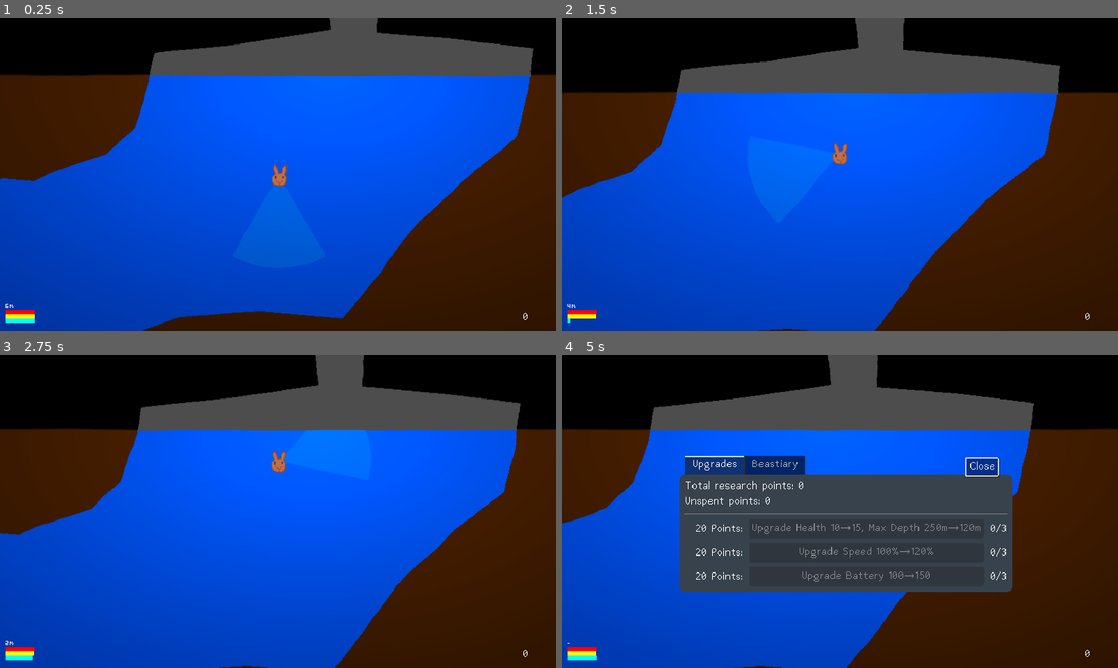
Above: before the commit, frames 1-4 (two rows, left to right).
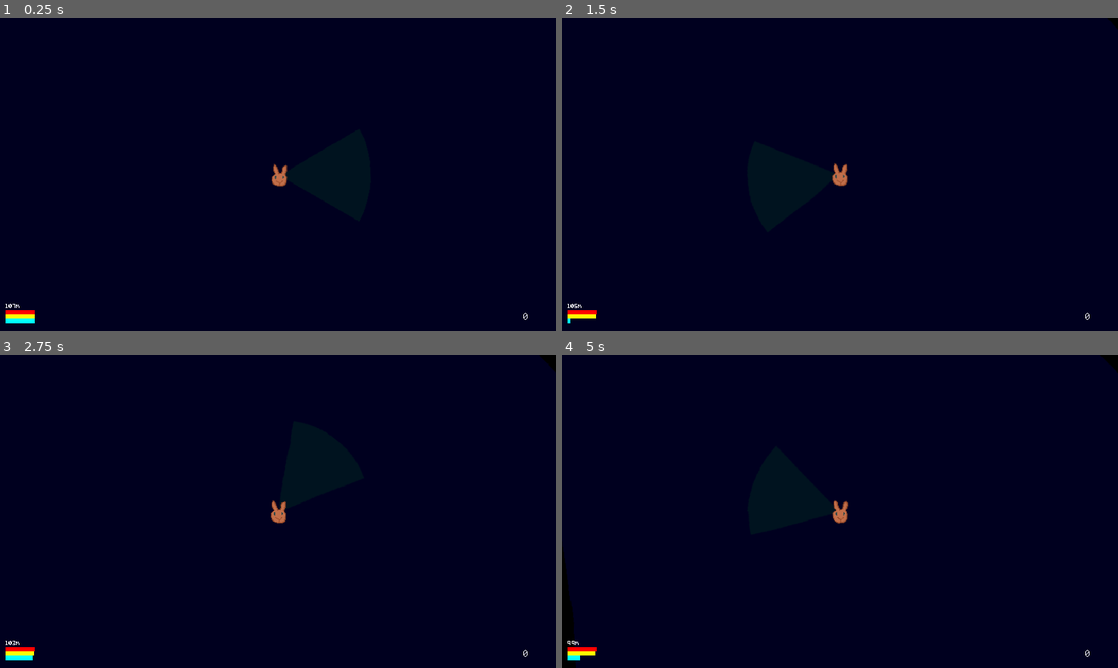
Above: after the commit, the same moments.

Repository: lupuchard/spooky-jam-submarine
Game: Godot game, scene res://Scene/Main.tscn
The game is run twice, just before and just after one commit, with the same random seed, the same clock (stepped at 60 frames per second) and the same inputs.
Inputs (mouse positions are in pixels of both pictures, inside the frame that each line leads up to):
- Up to frame 1 (0.25 s): no input
- Up to frame 2 (1.5 s): move the mouse to (962, 158) at 0.52 s; hold Right (right) 0.53-1.28 s; hold Up (ascend) 0.53-1.28 s; move the mouse to (728, 190) at 1.27 s; hold Left (left) from 1.28 s (still down); tap Space (dash) at 1.35 s
- Up to frame 3 (2.75 s): move the mouse to (333, 442) at 2.02 s; release Left (left) at 2.03 s; hold Right (right) from 2.03 s (still down); hold Up (ascend) from 2.03 s (still down)
- Up to frame 4 (5 s): move the mouse to (812, 574) at 2.77 s; release Up (ascend) at 2.78 s; tap Space (dash) at 2.85, 4.35 s; move the mouse to (1006, 558) at 3.52 s; release Right (right) at 3.53 s; hold Up (ascend) 3.53-4.28 s; hold Left (left) from 3.53 s (still down); move the mouse to (673, 464) at 4.27 s

The runs differ from the first frame. In frame 1, 100% of the frame differs, in the area x 0-100%, y 0-100%; in frame 2, 100%; in frame 3, 100%; in frame 4, 100%.

Commit message:
Big fish

Diff:
--- /dev/null
+++ b/Fish/BigFish.tscn
@@ -0,0 +1,47 @@
+[gd_scene load_steps=9 format=3 uid="uid://m4dq2a5epgx5"]
+
+[ext_resource type="Script" uid="uid://cvn0cn84nf1em" path="res://Fish/Fish.gd" id="1_d77vq"]
+[ext_resource type="Texture2D" uid="uid://dtlousyd0a428" path="res://Assets/Fish/BigFish/Background.png" id="2_fvkn0"]
+[ext_resource type="Script" uid="uid://dnxh3jy2b2k3a" path="res://Fish/FishBehavior/PathFishBehavior.gd" id="2_p41n0"]
+[ext_resource type="Material" uid="uid://wmfpwdegbfnq" path="res://Scene/IgnoreLight.tres" id="3_fvkn0"]
+[ext_resource type="Texture2D" uid="uid://dfmorolor7w3" path="res://Assets/Fish/BigFish/Light.png" id="3_p41n0"]
+[ext_resource type="AudioStream" uid="uid://dvenq6h5gv75m" path="res://Assets/Sound/slimy.mp3" id="6_4cuoe"]
+
+[sub_resource type="Resource" id="Resource_4cuoe"]
+script = ExtResource("2_p41n0")
+speed = 20.0
+metadata/_custom_type_script = "uid://dnxh3jy2b2k3a"
+
+[sub_resource type="CapsuleShape2D" id="CapsuleShape2D_4cuoe"]
+radius = 29.0
+height = 90.0
+
+[node name="BigFish" type="StaticBody2D"]
+script = ExtResource("1_d77vq")
+fish_type = 5
+raycasts_needed = 4
+study_speed = 0.5
+study_reward_factor = 3
+behavior = SubResource("Resource_4cuoe")
+metadata/_custom_type_script = "uid://cvn0cn84nf1em"
+
+[node name="Body" type="Node2D" parent="."]
+
+[node name="Body" type="Sprite2D" parent="Body" groups=["fish_body"]]
+position = Vector2(-5, 6)
+texture = ExtResource("2_fvkn0")
+
+[node name="Light" type="Sprite2D" parent="Body/Body"]
+material = ExtResource("3_fvkn0")
+texture = ExtResource("3_p41n0")
+
+[node name="CollisionShape2D" type="CollisionShape2D" parent="."]
+rotation = -1.5707964
+shape = SubResource("CapsuleShape2D_4cuoe")
+
+[node name="AudioStreamPlayer2D" type="AudioStreamPlayer2D" parent="."]
+stream = ExtResource("6_4cuoe")
+volume_db = -10.0
+pitch_scale = 0.8
+autoplay = true
+attenuation = 2.0
--- a/Fish/Fish.gd
+++ b/Fish/Fish.gd
@@ -18,6 +18,7 @@
 @export var idle_sound_period := 10.0
 
 @export var behavior: FishBehaviorBase = null
+@export var path: Path2D = null
 
 var studied = false
 var study_progress: float = 0.0
--- /dev/null
+++ b/Fish/FishBehavior/PathFishBehavior.gd
@@ -0,0 +1,15 @@
+extends FishBehaviorBase
+class_name PathFishBehavior
+
+@export var speed := 5.0
+var path_position := 0.0
+
+func _behave(delta: float):
+	var path = fish.path.curve
+	path_position += speed * delta
+	if path_position > path.get_baked_length():
+		path_position -= path.get_baked_length()
+
+	var position = path.sample_baked(path_position)
+	fish.update_facing(position - fish.global_position)
+	fish.global_position = position
--- a/Player/FishStudy.gd
+++ b/Player/FishStudy.gd
@@ -7,6 +7,7 @@
 	PaleCrab,
 	CrystalJelly,
 	Viperfish,
+	BigFish,
 	NUM_FISH_TYPES
 }
 
@@ -36,6 +37,10 @@
 	description_one[FishType.Viperfish] = "A bioluminescent fish with long, needle-like teeth and hinged lower jaws."
 	description_two[FishType.Viperfish] = "TODO"
 
+	names[FishType.BigFish] = "Blargh"
+	description_one[FishType.BigFish] = "Blargh."
+	description_two[FishType.BigFish] = "TODO"
+
 
 func add_studied(fish: Fish) -> int:
 	if !fish.studied:
--- a/Scene/Main.tscn
+++ b/Scene/Main.tscn
@@ -20,6 +20,7 @@
 [ext_resource type="Shader" uid="uid://vg6relhwky4r" path="res://Scene/Water.gdshader" id="13_i0sg4"]
 [ext_resource type="Script" uid="uid://c1junlymprxj3" path="res://Player/DepthLabel.gd" id="14_gclda"]
 [ext_resource type="PackedScene" uid="uid://cimhux024qh56" path="res://Scene/UpgradeOption.tscn" id="14_mr7am"]
+[ext_resource type="PackedScene" uid="uid://m4dq2a5epgx5" path="res://Fish/BigFish.tscn" id="14_reyx0"]
 [ext_resource type="Script" uid="uid://c02prlppuceia" path="res://Scene/UpgradePanel.gd" id="14_sc4dx"]
 [ext_resource type="AudioStream" uid="uid://b0pfvin7vsrnw" path="res://Assets/Sound/spooky_ambience_1.mp3" id="15_iab34"]
 [ext_resource type="Material" uid="uid://dd5x7vrkc4giy" path="res://Scene/BubbleParticles.tres" id="16_u2c8l"]
@@ -63,6 +64,12 @@
 fill_from = Vector2(0.5, 0)
 fill_to = Vector2(0, 0)
 
+[sub_resource type="Curve2D" id="Curve2D_reyx0"]
+_data = {
+"points": PackedVector2Array(0, 0, 0, 0, -1341, 2462, -44.08541, 166.40689, 44.08541, -166.40689, -1138, 2287, 36.634354, 68.92226, -36.634354, -68.92226, -1165, 2017, 52.157387, 13.660268, -52.157387, -13.660268, -1354, 1910, 139.70728, -54.64107, -139.70728, 54.64107, -1682, 1917, -0.62092125, -126.66794, 0.62092125, 126.66794, -1844, 2173, -81.34068, -34.15067, 81.34068, 34.15067, -1663, 2447, 0, 0, 0, 0, -1341, 2462)
+}
+point_count = 8
+
 [sub_resource type="FastNoiseLite" id="FastNoiseLite_i0sg4"]
 
 [sub_resource type="NoiseTexture2D" id="NoiseTexture2D_mr7am"]
@@ -115,7 +122,7 @@
 
 [node name="Player" type="CharacterBody2D" parent="World"]
 unique_name_in_owner = true
-position = Vector2(168, 136)
+position = Vector2(-1499, 2158)
 script = ExtResource("1_rgh2o")
 
 [node name="Sprite" type="AnimatedSprite2D" parent="World/Player"]
@@ -221,6 +228,17 @@
 
 [node name="Viperfish4" parent="World/Fish" instance=ExtResource("12_e6irg")]
 position = Vector2(-968, 2314)
+
+[node name="BigFish" parent="World/Fish" node_paths=PackedStringArray("path") instance=ExtResource("14_reyx0")]
+position = Vector2(-1407, 2397)
+is_sprite_facing_left = false
+contact_damage = 9.0
+path = NodePath("../../FishPaths/BigFishPath")
+
+[node name="FishPaths" type="Node2D" parent="World"]
+
+[node name="BigFishPath" type="Path2D" parent="World/FishPaths"]
+curve = SubResource("Curve2D_reyx0")
 
 [node name="StartPosition" type="Marker2D" parent="World"]
 unique_name_in_owner = true
Binary file added: Assets/Fish/BigFish/Background.png
Not shown, added: Assets/Fish/BigFish/Background.png.import
Binary file added: Assets/Fish/BigFish/Light.png
Not shown, added: Assets/Fish/BigFish/Light.png.import
Not shown, added: Assets/Sound/slimy.mp3.import
Not shown, added: Fish/FishBehavior/PathFishBehavior.gd.uid
Not shown: 1 places in Scene/Main.tscn that only renumber resources
Not shown, added: Assets/Fish/BigFish/BigFish.xcf
Not shown, added: Assets/Sound/slimy.mp3
